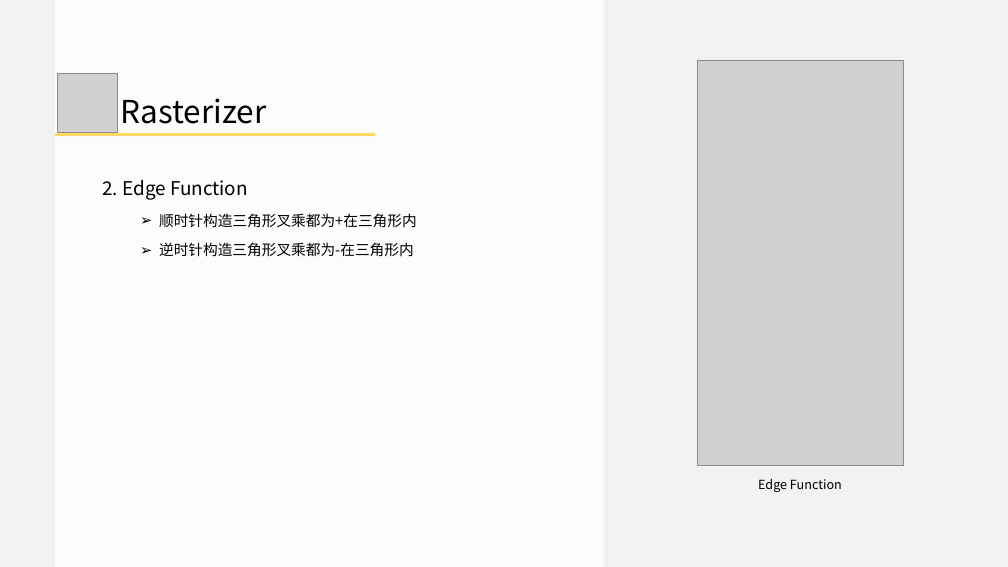
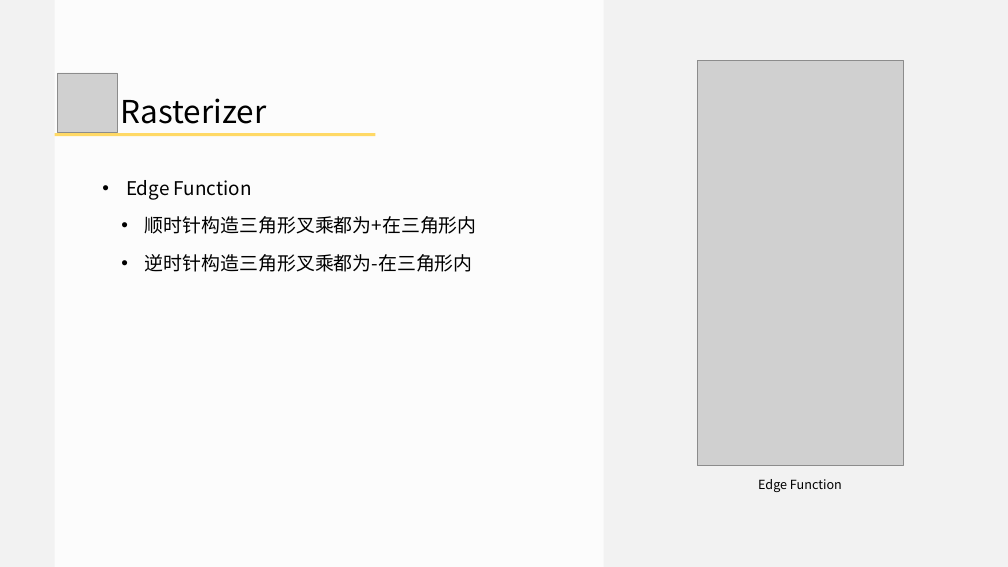
Before and after one commit to doomlover/KSGameEngineTutorials, a slide deck: slide 21 of PPTs/03.深入DX12绘制一.pptx (slide 20 before the commit). Drawn at 1008x567 pixels with LibreOffice and Linux fonts; fonts in the diff are those of the drawing; grey boxes stand for pictures. Boxes give left, top, right and bottom in pixels: in the first picture for what was removed or moved away, otherwise in the second. Text is boxed around its words. In the diff, an @@ line names an element or a change of style, - is before the commit and + after.

```diff
--- a/PPTs/03.深入DX12绘制一.pptx
+++ b/PPTs/03.深入DX12绘制一.pptx
@@ text at (x1=126, y1=180, x2=252, y2=200): text changed @@
-2. Edge Function
+• Edge Function
@@ text at (x1=145, y1=216, x2=477, y2=272): size 28 to 36 pt in "顺时针构造三角形叉乘都为+在三角形内", "逆时针构造三角形叉乘都为-在三角形内"; bullet ➢ to •; list level 2 to 1 in "顺时针构造三角形叉乘都为+在三角形内"; list level 2 to 1 in "逆时针构造三角形叉乘都为-在三角形内" @@
```
Also in this commit, not shown: 28 other slides changed, 1 slide added.
